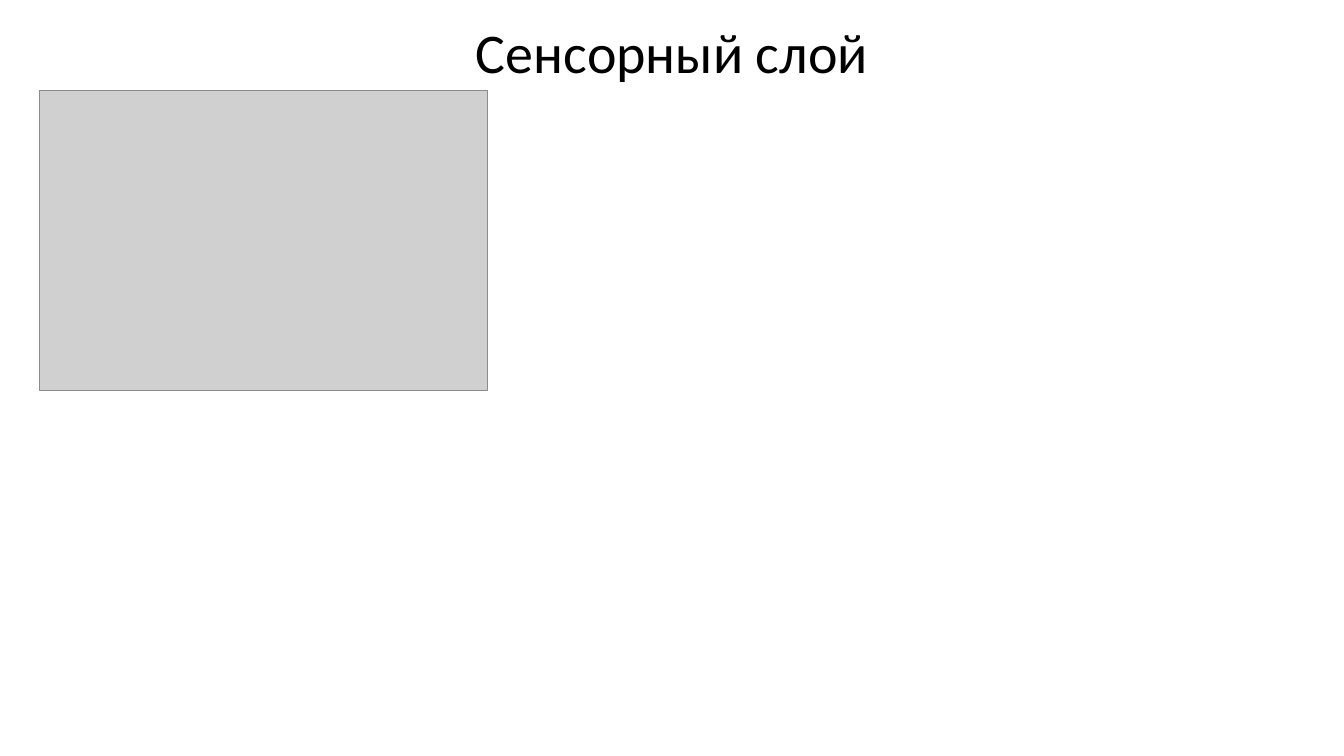
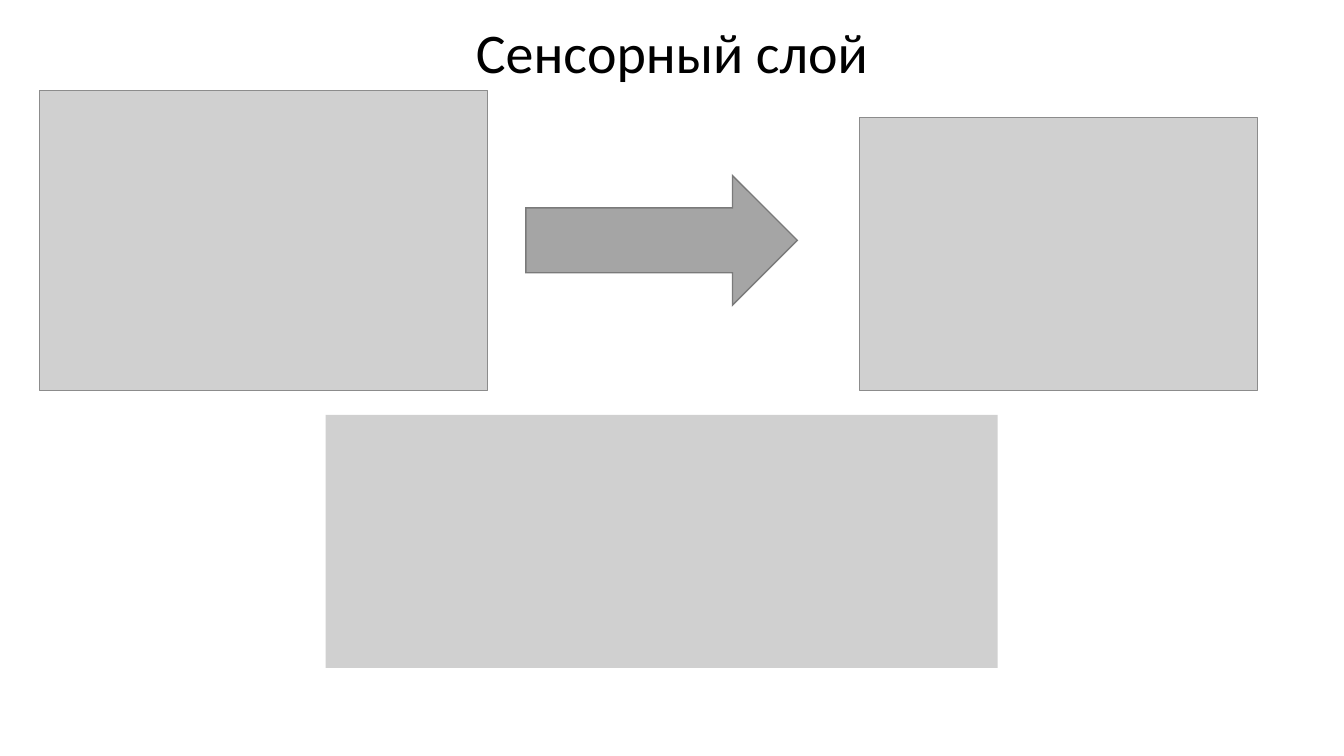
Before and after one commit to sevoster/hybrid-decision-making-system, a slide deck: slide 17 of docs/Синтетическая Презентация.pptx. Drawn at 1344x756 pixels with LibreOffice and Linux fonts; fonts in the diff are those of the drawing; grey boxes stand for pictures. Boxes give left, top, right and bottom in pixels: in the first picture for what was removed or moved away, otherwise in the second. Text is boxed around its words. In the diff, an @@ line names an element or a change of style, - is before the commit and + after.

```diff
--- a/docs/Синтетическая Презентация.pptx
+++ b/docs/Синтетическая Презентация.pptx
@@ picture added at bbox=[859, 118, 1257, 391] @@
@@ right arrow added at bbox=[526, 175, 798, 306], fill #A5A5A5, outline #7A7A7A 1 pt @@
@@ picture added at bbox=[326, 415, 998, 668] @@
```
Also in this commit, not shown: 3 other slides changed, 1 other file.
